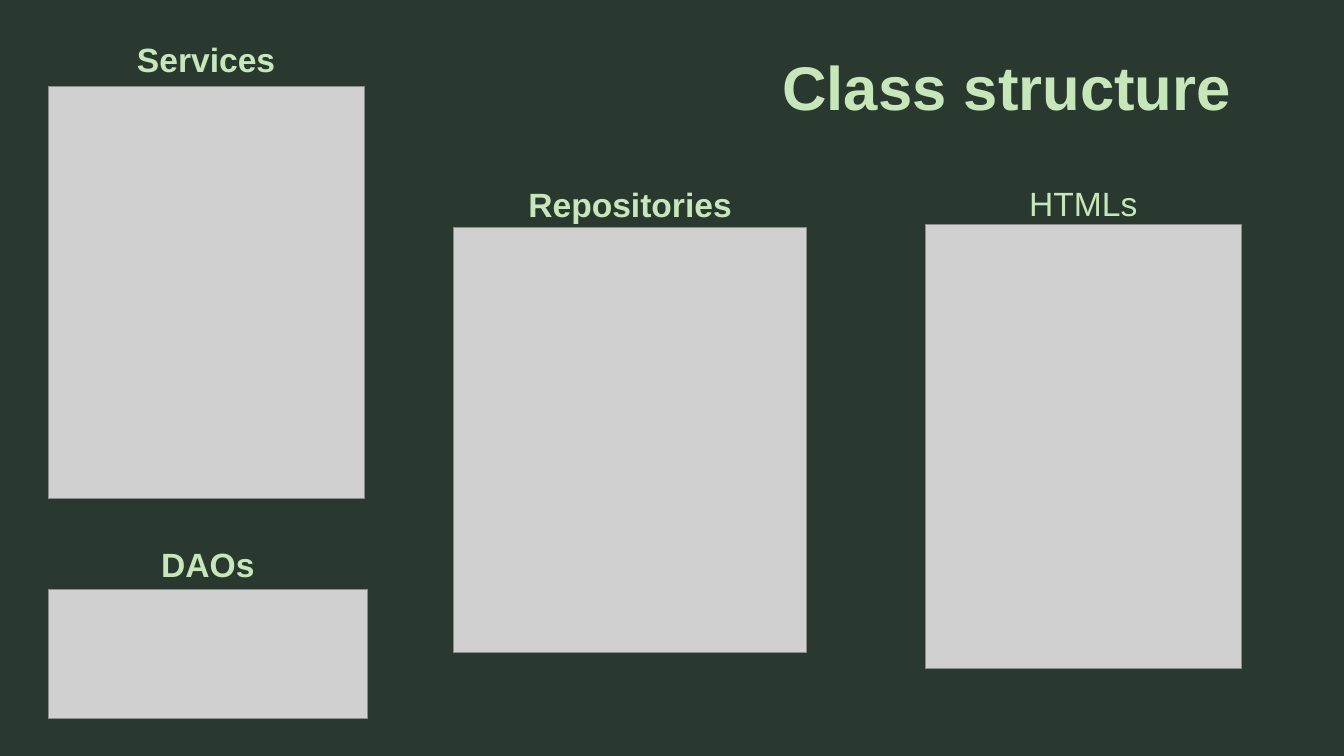
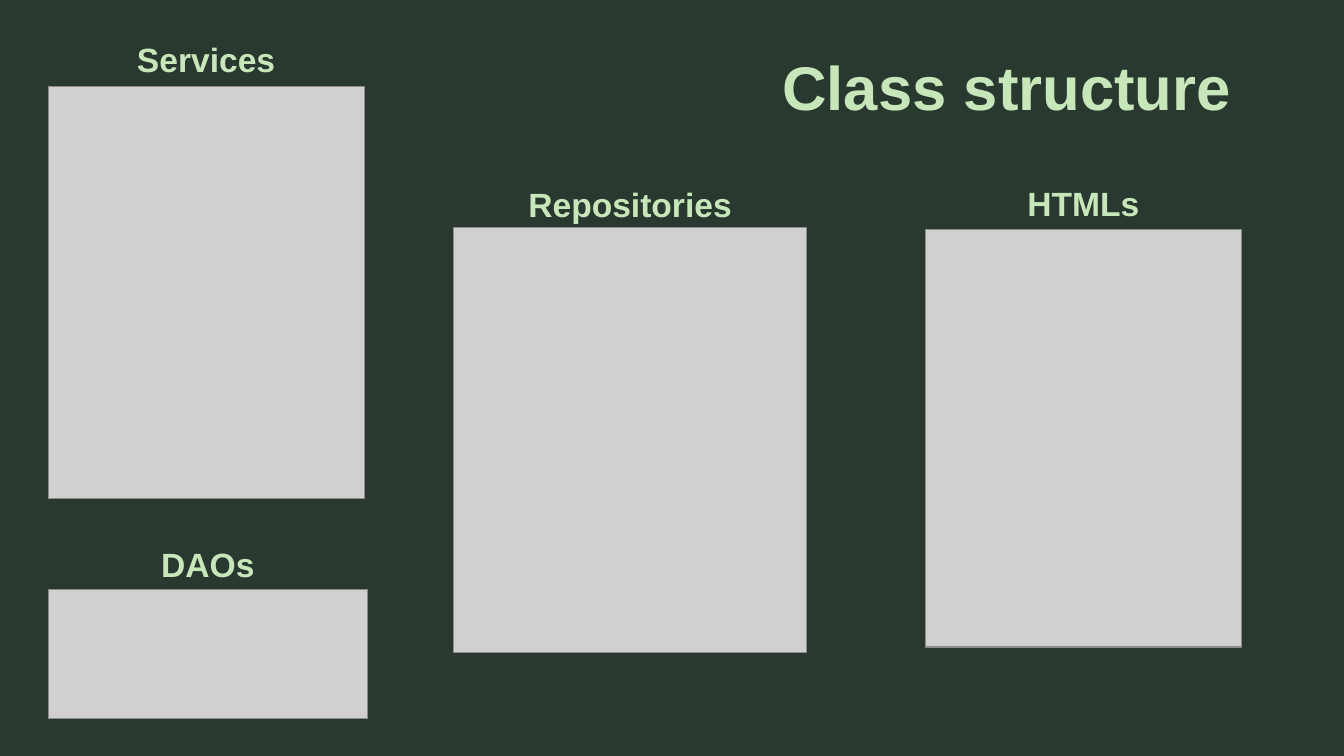
Before and after one commit to DimitarKaraz/Finance-Tracker, a slide deck: slide 9 of Finance Tracker Web Application.pptx. Drawn at 1344x756 pixels with LibreOffice and Linux fonts; fonts in the diff are those of the drawing; grey boxes stand for pictures. Boxes give left, top, right and bottom in pixels: in the first picture for what was removed or moved away, otherwise in the second. Text is boxed around its words. In the diff, an @@ line names an element or a change of style, - is before the commit and + after.

```diff
--- a/Finance Tracker Web Application.pptx
+++ b/Finance Tracker Web Application.pptx
@@ text "HTMLs" at (1027, 193, 1139, 217): bold on @@
@@ picture: place and size @@
-picture at (926, 225, 1242, 668)
+picture at (926, 230, 1242, 647)
```
Also in this commit, not shown: 1 other slide changed, 4 other files.
